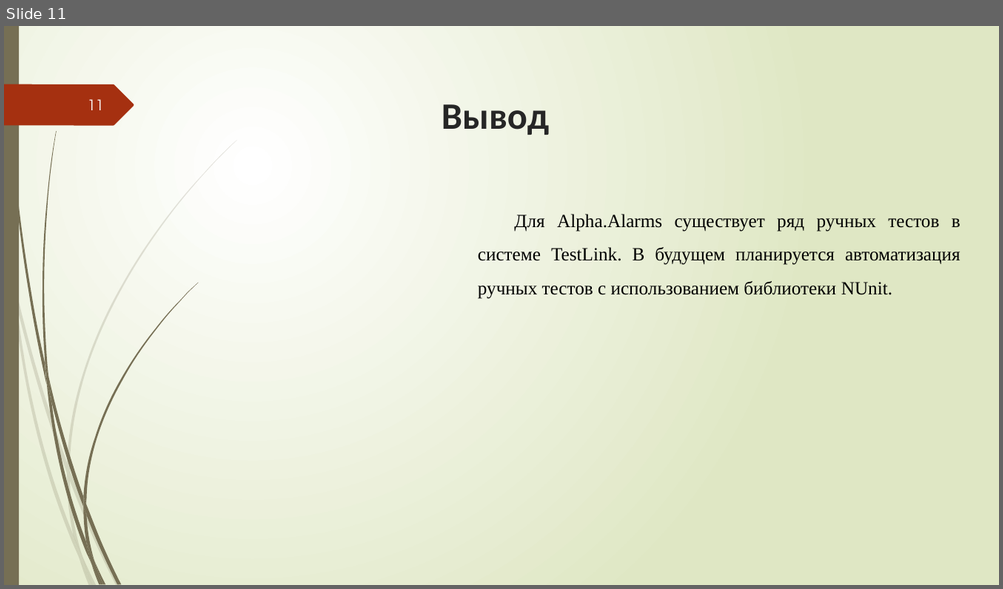
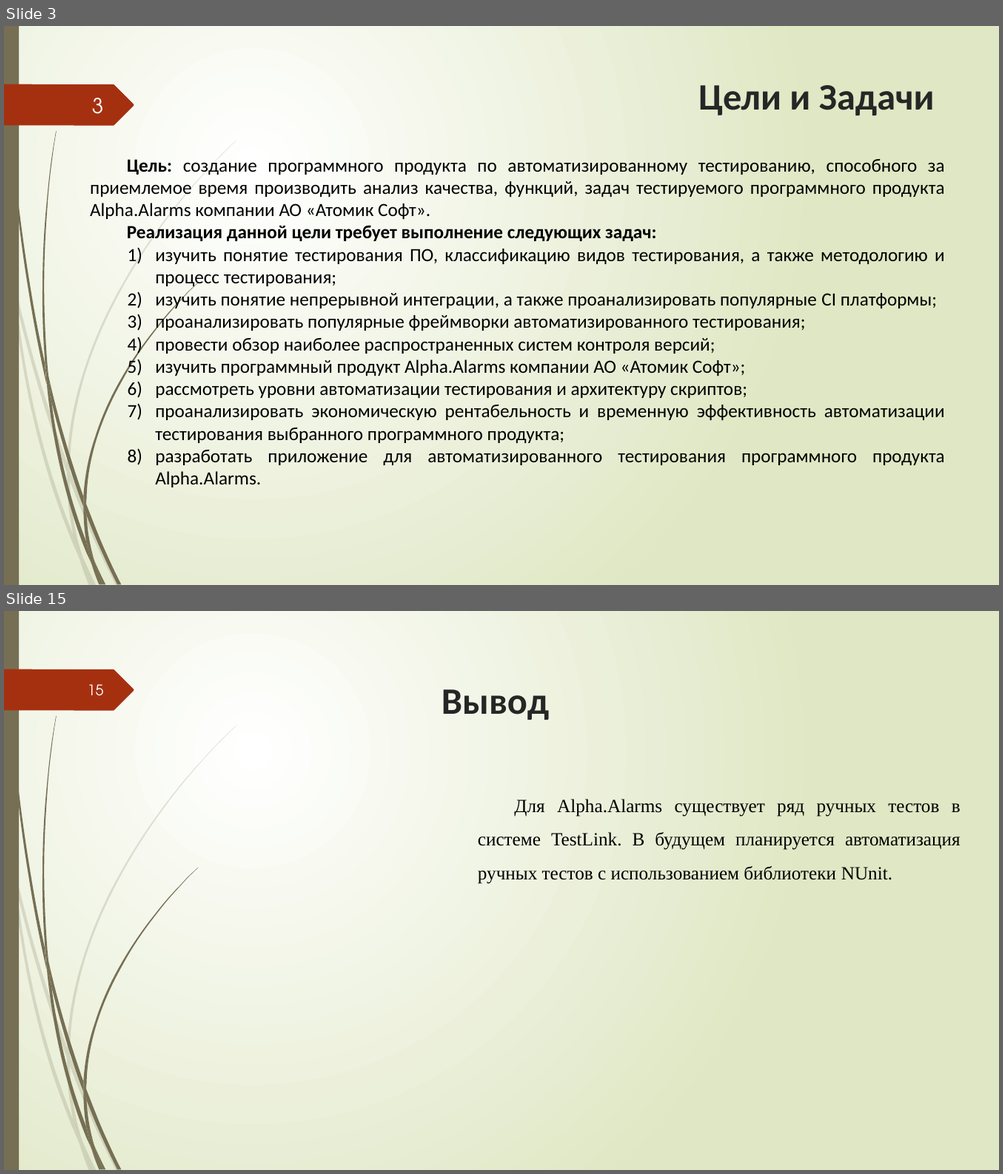
Before and after one commit to Sergeygaan/Lab1, a slide deck: Презентация.pptx. Shown one above the other, each under a label of ours: slide 11 before the commit, slides 3 and 15 after it; the slides between them are not shown. The pictures are 1003x589 and 1003x1174 pixels, drawn with LibreOffice and Linux fonts; fonts in the diff are those of the drawing. Boxes give left, top, right and bottom in pixels: in the first picture for what was removed or moved away, otherwise in the second. Text is boxed around its words. In the diff, an @@ line names an element or a change of style, - is before the commit and + after.

```diff
--- a/Презентация.pptx
+++ b/Презентация.pptx
@@ slide 3 added at [4,26,999,585], background gradient #FFFFFF to #DFE8C4; not listed: 24 template elements that a slide beside it also shows @@
@@ title added at [698,85,934,116], 36 pt, text #262626, bold @@
+Цели и Задачи
@@ page number added at [92,98,104,114], 20 pt, text #FEFFFF @@
+3
@@ text added at [90,159,945,488], 18 pt, text #000000 @@
+Цель: создание программного продукта по автоматизированному тестированию, способного за приемлемое время производить анализ качества, функций, задач тестируемого программного продукта Alpha.Alarms компании АО «Атомик Софт».
+Реализация данной цели требует выполнение следующих задач:
+  1) изучить понятие тестирования ПО, классификацию видов тестирования, а также методологию и процесс тестирования;
+  2) изучить понятие непрерывной интеграции, а также проанализировать популярные CI платформы;
+  3) проанализировать популярные фреймворки автоматизированного тестирования;
+  4) провести обзор наиболее распространенных систем контроля версий;
+  5) изучить программный продукт Alpha.Alarms компании АО «Атомик Софт»;
+  6) рассмотреть уровни автоматизации тестирования и архитектуру скриптов;
+  7) проанализировать экономическую рентабельность и временную эффективность автоматизации тестирования выбранного программного продукта;
+  8) разработать приложение для автоматизированного тестирования программного продукта Alpha.Alarms.
@@ what was slide 11 is now slide 15 @@
@@ page number at [88,684,104,696]: text changed @@
-11
+15
```
Also in this commit, not shown: 4 slides changed, 9 other slides added, 6 slides removed, 3 other files.
